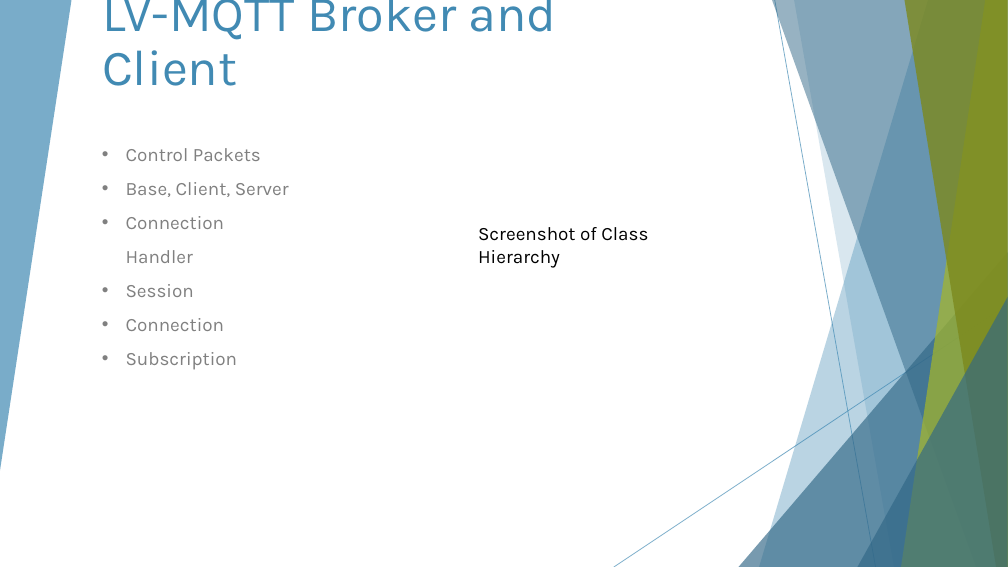
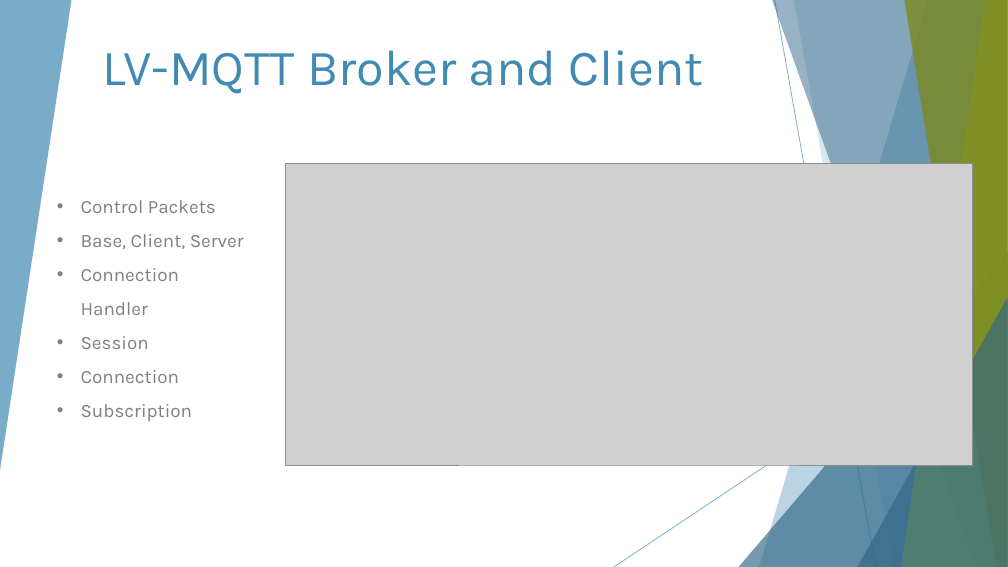
Before and after one commit to francois-normandin/mqtt-lv-py-demo, a slide deck: slide 9 of UKTAG 20210528 MQTT.pptx (slide 8 before the commit). Drawn at 1008x567 pixels with LibreOffice and Linux fonts; fonts in the diff are those of the drawing; grey boxes stand for pictures. Boxes give left, top, right and bottom in pixels: in the first picture for what was removed or moved away, otherwise in the second. Text is boxed around its words. In the diff, an @@ line names an element or a change of style, - is before the commit and + after.

```diff
--- a/UKTAG 20210528 MQTT.pptx
+++ b/UKTAG 20210528 MQTT.pptx
@@ title "LV-MQTT Broker and Client" rewrapped from [102,0,556,86] to [102,50,703,94] @@
@@ text "Control Packets": place and size @@
-text "Control Packets" at [126,148,289,370]
+text "Control Packets" at [81,200,244,422]
@@ picture added at [285,164,972,465] @@
@@ text removed at [478,227,648,268] @@
-Screenshot of Class Hierarchy
```
Also in this commit, not shown: 2 other slides changed, 1 slide added, 1 other file.
